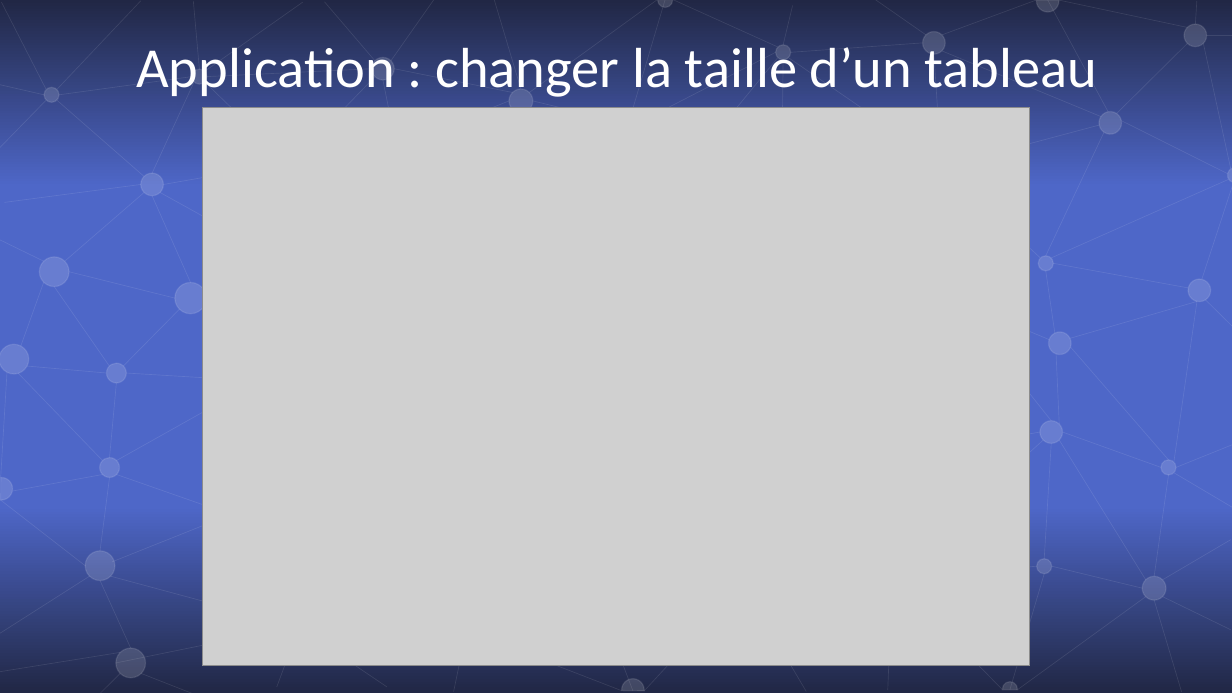
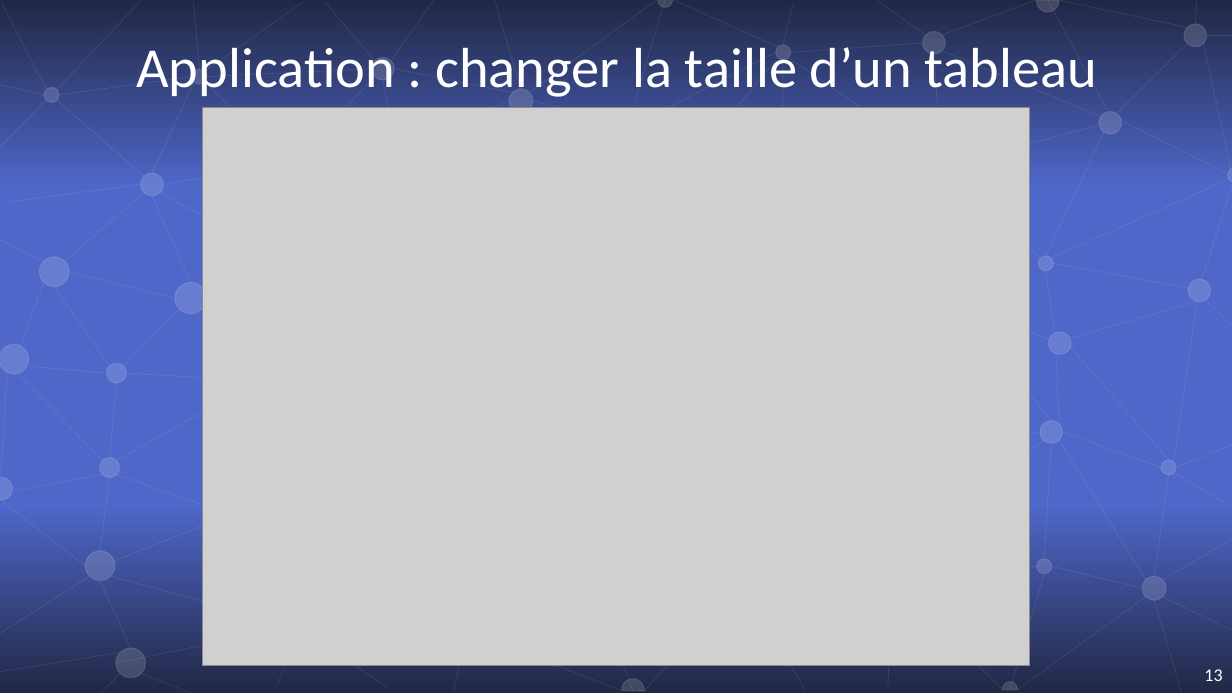
Before and after one commit to kez97460/C-things, a slide deck: slide 13 of formation mise à niveau/mise à niveau C.pptx. Drawn at 1232x693 pixels with LibreOffice and Linux fonts; fonts in the diff are those of the drawing; grey boxes stand for pictures. Boxes give left, top, right and bottom in pixels: in the first picture for what was removed or moved away, otherwise in the second. Text is boxed around its words. In the diff, an @@ line names an element or a change of style, - is before the commit and + after.

```diff
--- a/formation mise à niveau/mise à niveau C.pptx
+++ b/formation mise à niveau/mise à niveau C.pptx
@@ page number added at (x1=1204, y1=669, x2=1222, y2=681), 14 pt, text #FFFFFF @@
+13
```
Also in this commit, not shown: 25 other slides changed.
